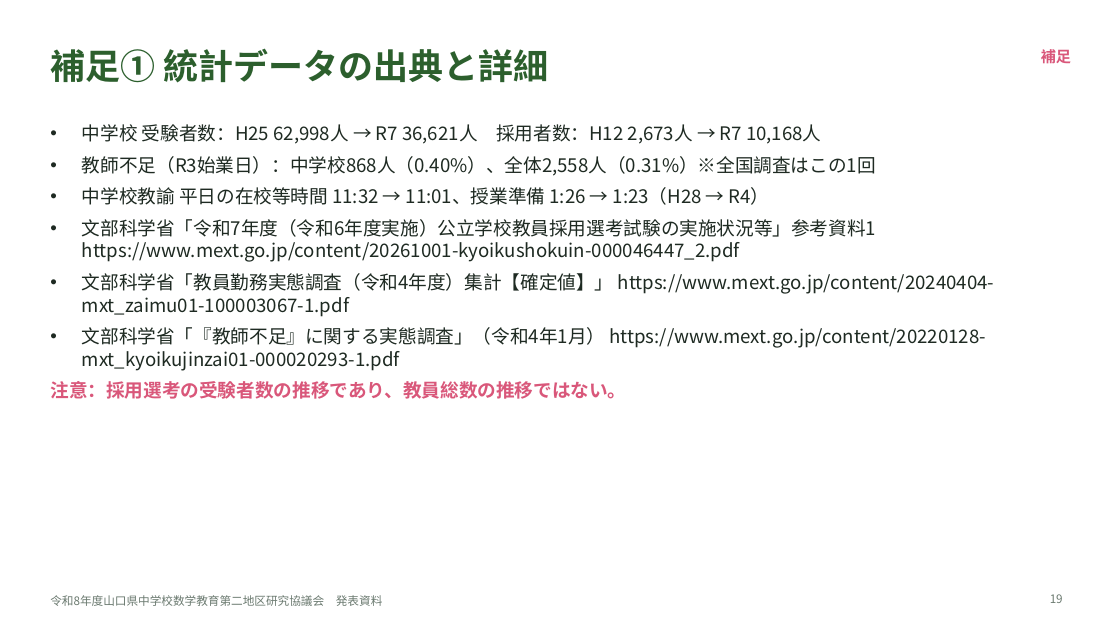
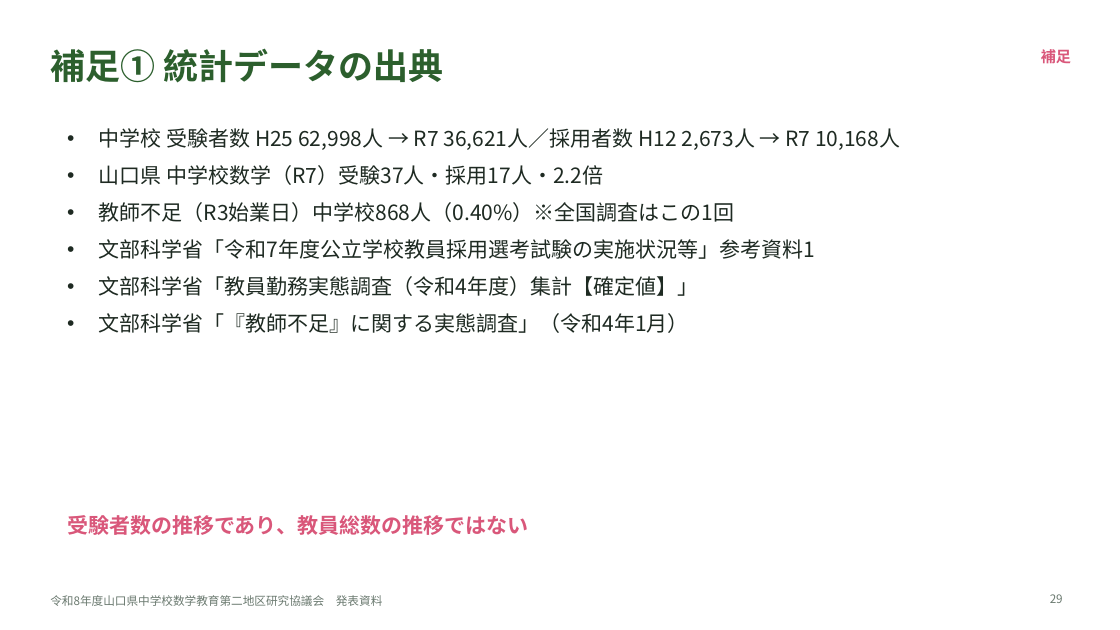
Before and after one commit to margiela14th-sudo/my-ai-project, a slide deck: slide 29 of 07_完成資料/県大会発表_生成AI授業再構築.pptx (slide 19 before the commit). Drawn at 1120x630 pixels with LibreOffice and Linux fonts; fonts in the diff are those of the drawing. Boxes give left, top, right and bottom in pixels: in the first picture for what was removed or moved away, otherwise in the second. Text is boxed around its words. In the diff, an @@ line names an element or a change of style, - is before the commit and + after.

```diff
--- a/07_完成資料/県大会発表_生成AI授業再構築.pptx
+++ b/07_完成資料/県大会発表_生成AI授業再構築.pptx
@@ title at (50,48,443,83): text changed @@
-補足① 統計データの出典と詳細
+補足① 統計データの出典
@@ text at (99,128,900,333): text changed; size 16 to 18 pt @@
-• 中学校 受験者数：H25 62,998人 → R7 36,621人 採用者数：H12 2,673人 → R7 10,168人
-• 教師不足（R3始業日）：中学校868人（0.40%）、全体2,558人（0.31%）※全国調査はこの1回
-• 中学校教諭 平日の在校等時間 11:32 → 11:01、授業準備 1:26 → 1:23（H28 → R4）
-• 文部科学省「令和7年度（令和6年度実施）公立学校教員採用選考試験の実施状況等」参考資料1 https://www.mext.go.jp/content/20261001-kyoikushokuin-000046447_2.pdf
-• 文部科学省「教員勤務実態調査（令和4年度）集計【確定値】」 https://www.mext.go.jp/content/20240404-mxt_zaimu01-100003067-1.pdf
-• 文部科学省「『教師不足』に関する実態調査」（令和4年1月） https://www.mext.go.jp/content/20220128-mxt_kyoikujinzai01-000020293-1.pdf
-注意：採用選考の受験者数の推移であり、教員総数の推移ではない。
+• 中学校 受験者数 H25 62,998人 → R7 36,621人／採用者数 H12 2,673人 → R7 10,168人
+• 山口県 中学校数学（R7）受験37人・採用17人・2.2倍
+• 教師不足（R3始業日）中学校868人（0.40%）※全国調査はこの1回
+• 文部科学省「令和7年度公立学校教員採用選考試験の実施状況等」参考資料1
+• 文部科学省「教員勤務実態調査（令和4年度）集計【確定値】」
+• 文部科学省「『教師不足』に関する実態調査」（令和4年1月）
@@ text added at (67,515,528,535), 18 pt, text #D9577A, bold @@
+受験者数の推移であり、教員総数の推移ではない
@@ page number at (1050,594,1063,603): text changed @@
-19
+29
```
Also in this commit, not shown: 16 other slides changed, 14 slides added, 5 slides removed, 10 other files.
